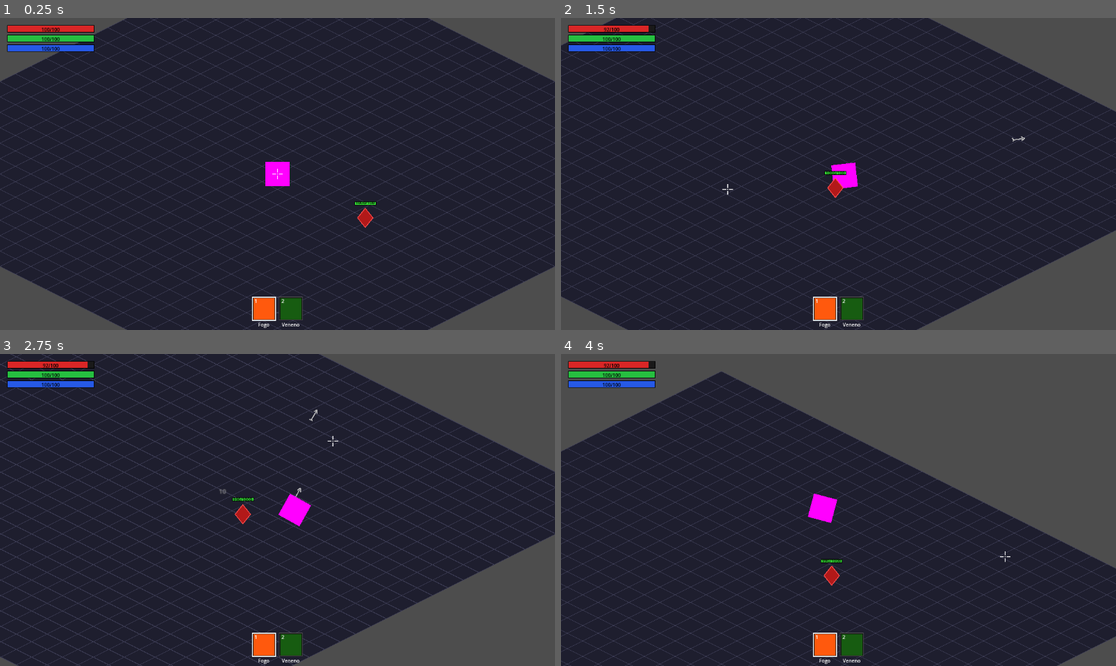
Above: before the commit, frames 1-4 (two rows, left to right).
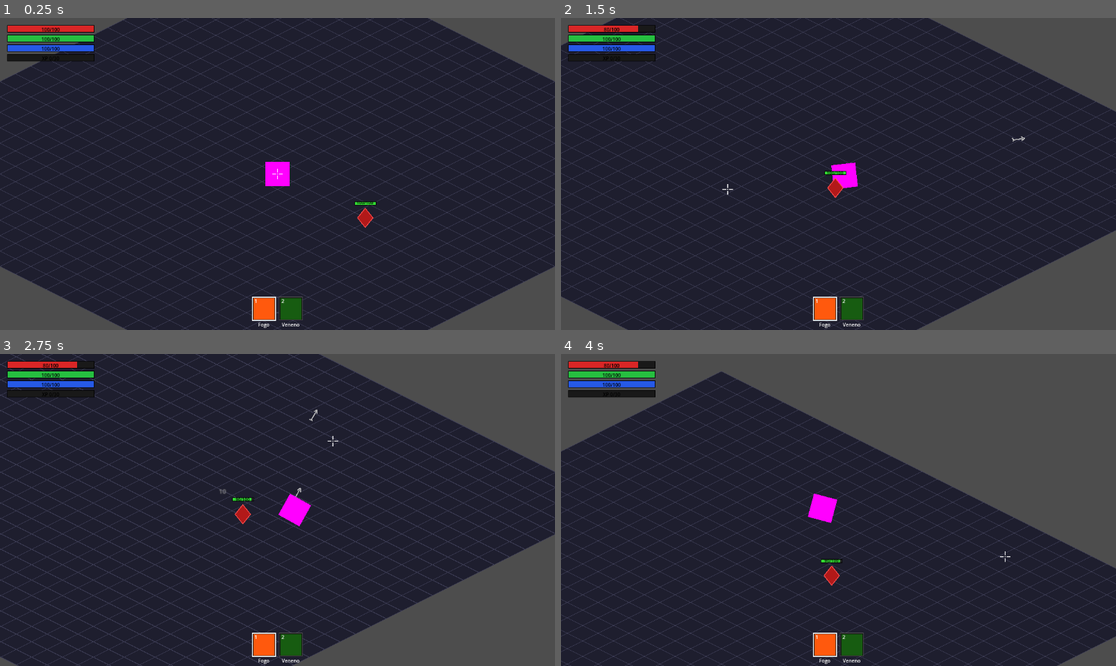
Above: after the commit, the same moments.

Repository: caiojgouvea/arpg
Game: Godot game, scene res://world/world.tscn
Same seed, same stepped clock (60 frames per second), same inputs: the game is played once before the commit and once after it.
Inputs (mouse positions are in pixels of both pictures, inside the frame that each line leads up to):
- Up to frame 1 (0.25 s): no input
- Up to frame 2 (1.5 s): tap Enter (ui_accept) at 0.5, 0.77, 0.8, 1.07, 1.35 s; move the mouse to (960, 158) at 0.52 s; hold D (move_right) 0.53-1.28 s; tap R at 0.6 s; click (960, 158) at 0.67 s; move the mouse to (727, 189) at 1.27 s; hold S (move_down) from 1.28 s (still down)
- Up to frame 3 (2.75 s): tap Enter (ui_accept) at 1.52, 1.82, 2.3 s; tap R at 1.55 s; move the mouse to (333, 441) at 2.02 s; release S (move_down) at 2.03 s; press the mouse at (333, 441) at 2.03 s; hold D (move_right) from 2.03 s (still down)
- Up to frame 4 (4 s): move the mouse to (810, 572) at 2.77 s; release D (move_right) at 2.78 s; release the mouse at (810, 572) at 2.78 s; hold W (move_up) 2.78-3.53 s; tap Space (dash) at 2.85 s; click (810, 572) at 2.92 s; tap Enter (ui_accept) at 3.02, 3.32, 3.77, 3.8 s; tap R at 3.05, 3.6 s; move the mouse to (1005, 556) at 3.52 s; hold A (move_left) from 3.53 s (still down)

The runs differ from the first frame. In frame 1, 0.3% of the frame differs, in the area x 1-68%, y 11-60%; in frame 2, 0.2%; in frame 3, 0.2%; in frame 4, 0.4%, in the area x 1-51%, y 2-67%.

Commit message:
XP, level up, spawner e morte do player
- player: gain_xp(), level up com +5 pontos e flash amarelo piscante
- hud: barra de XP dourada, texto LEVELED UP que aparece e some
- enemy: dá 25 XP ao morrer, spawna substituto a 350-550px do player, vida 100, dano 20
- stat_panel: método open() e grupo stat_panel (painel só abre com C agora)

Co-Authored-By: Claude Sonnet 4.6 <noreply@anthropic.com>

Diff:
--- a/entities/enemies/basic_enemy/basic_enemy.gd
+++ b/entities/enemies/basic_enemy/basic_enemy.gd
@@ -4,10 +4,11 @@
 
 const SPEED = 80.0
 const DETECTION_RANGE = 350.0
-const MAX_HEALTH = 1000
+const MAX_HEALTH = 100
 const ATTACK_RANGE = 35.0
-const ATTACK_DAMAGE = 8
+const ATTACK_DAMAGE = 20
 const ATTACK_COOLDOWN = 1.5
+const XP_REWARD = 25
 
 # Configuração de cada tipo de DOT: tick_rate, duration, max_stacks, color, label
 const DAMAGE_COLORS := {
@@ -90,7 +91,23 @@
 	var color: Color = DAMAGE_COLORS.get(type, Color.WHITE)
 	_spawn_damage_number(amount, color)
 	if health <= 0:
-		queue_free()
+		_die()
+
+
+func _die() -> void:
+	if _player != null and _player.has_method("gain_xp"):
+		_player.gain_xp(XP_REWARD)
+	_spawn_replacement()
+	queue_free()
+
+
+func _spawn_replacement() -> void:
+	var enemy: Node2D = load("res://entities/enemies/basic_enemy/basic_enemy.tscn").instantiate()
+	get_parent().add_child(enemy)
+	var angle := randf() * TAU
+	var dist := randf_range(350.0, 550.0)
+	var origin := _player.global_position if _player != null else global_position
+	enemy.global_position = origin + Vector2(cos(angle), sin(angle)) * dist
 
 
 func apply_dot(type: String) -> void:
--- a/entities/player/player.gd
+++ b/entities/player/player.gd
@@ -20,9 +20,11 @@
 var fury := 0
 var instinct := 0
 var arcane := 0
-var attribute_points := 10000
+var attribute_points := 5
 var level := 1
 var talent_points := 0
+var xp := 0
+var xp_to_next := 30
 
 # Stats derivados — calculados em tempo real
 var MAX_HEALTH: int:
@@ -46,6 +48,8 @@
 var folego := BASE_FOLEGO
 var mana := BASE_MANA
 
+var dead := false
+
 var _is_dashing := false
 var _dash_timer := 0.0
 var _dash_cooldown := 0.0
@@ -55,6 +59,7 @@
 var _skill_cooldowns := {"fire": 0.0, "poison": 0.0}
 var _skill_bar: Node = null
 var _hit_flash := 0.0
+var _level_up_flash := 0.0
 
 
 func _ready() -> void:
@@ -62,6 +67,10 @@
 
 
 func _physics_process(delta: float) -> void:
+	if dead:
+		velocity = Vector2.ZERO
+		move_and_slide()
+		return
 	look_at(get_global_mouse_position())
 	_tick_timers(delta)
 	_update_folego(delta)
@@ -81,6 +90,8 @@
 
 
 func _unhandled_input(event: InputEvent) -> void:
+	if dead:
+		return
 	if event.is_action_pressed("skill"):
 		_skill()
 	elif event.is_action_pressed("dash"):
@@ -99,15 +110,44 @@
 		_dash_timer -= delta
 		if _dash_timer <= 0.0:
 			_is_dashing = false
-	if _hit_flash > 0.0:
+	if _level_up_flash > 0.0:
+		_level_up_flash -= delta
+		modulate = Color(1.0, 1.0, 0.0) if int(_level_up_flash * 8) % 2 == 0 else Color.WHITE
+		if _level_up_flash <= 0.0:
+			modulate = Color.WHITE
+	elif _hit_flash > 0.0:
 		_hit_flash -= delta
 		modulate = Color(1.0, 0.25, 0.25) if _hit_flash > 0.0 else Color.WHITE
 
 
 func take_damage(amount: int, _type: String = "physical") -> void:
+	if dead:
+		return
 	health = max(health - amount, 0)
 	_hit_flash = 0.15
 	modulate = Color(1.0, 0.25, 0.25)
+	if health <= 0:
+		_die()
+
+
+func _die() -> void:
+	dead = true
+	modulate = Color(0.4, 0.0, 0.0, 0.6)
+
+
+func gain_xp(amount: int) -> void:
+	xp += amount
+	while xp >= xp_to_next:
+		xp -= xp_to_next
+		_level_up()
+
+
+func _level_up() -> void:
+	level += 1
+	attribute_points += 5
+	talent_points += 1
+	xp_to_next = 30 * level
+	_level_up_flash = 1.5
 
 
 func _update_folego(delta: float) -> void:
--- a/hud/hud.gd
+++ b/hud/hud.gd
@@ -7,19 +7,39 @@
 const FONT_SIZE := 10
 
 var _player: Node = null
+var _last_level := 1
+var _levelup_timer := 0.0
 
 
 func _ready() -> void:
 	_player = get_tree().get_first_node_in_group("player")
 
 
-func _process(_delta: float) -> void:
+func _process(delta: float) -> void:
+	if _player != null and _player.level != _last_level:
+		_last_level = _player.level
+		_levelup_timer = 2.0
+	if _levelup_timer > 0.0:
+		_levelup_timer -= delta
 	queue_redraw()
+	if _player != null and _player.dead and Input.is_action_just_pressed("ui_accept"):
+		get_tree().reload_current_scene()
+
+
+func _input(event: InputEvent) -> void:
+	if _player != null and _player.dead:
+		if event is InputEventKey and event.pressed and event.physical_keycode == KEY_R:
+			get_tree().reload_current_scene()
 
 
 func _draw() -> void:
 	if _player == null:
 		return
+
+	if _player.dead:
+		_draw_death_screen()
+		return
+
 	var hp_ratio: float  = float(_player.health)  / float(_player.MAX_HEALTH)
 	var fo_ratio: float  = float(_player.folego)  / float(_player.MAX_FOLEGO)
 	var mn_ratio: float  = float(_player.mana)    / float(_player.MAX_MANA)
@@ -29,6 +49,27 @@
 			"%d/%d" % [int(_player.folego), int(_player.MAX_FOLEGO)])
 	_draw_bar(MARGIN + Vector2(0.0, (BAR_H + GAP)*2), mn_ratio, Color(0.15, 0.35, 0.9),
 			"%d/%d" % [int(_player.mana), int(_player.MAX_MANA)])
+	var xp_ratio: float = float(_player.xp) / float(_player.xp_to_next)
+	_draw_bar(MARGIN + Vector2(0.0, (BAR_H + GAP)*3), xp_ratio, Color(0.85, 0.75, 0.05),
+			"XP %d/%d" % [_player.xp, _player.xp_to_next])
+
+	if _levelup_timer > 0.0:
+		var font := ThemeDB.fallback_font
+		var vp := get_viewport_rect().size
+		var alpha := minf(_levelup_timer, 0.5) / 0.5
+		var c := Color(1.0, 1.0, 0.3, alpha * 0.85)
+		draw_string(font, Vector2(0.0, vp.y / 2.0 - 60.0), "LEVELED UP",
+				HORIZONTAL_ALIGNMENT_CENTER, vp.x, 22, c)
+
+
+func _draw_death_screen() -> void:
+	var font := ThemeDB.fallback_font
+	var vp := get_viewport_rect().size
+	draw_rect(Rect2(Vector2.ZERO, vp), Color(0.0, 0.0, 0.0, 0.65))
+	draw_string(font, Vector2(0.0, vp.y / 2.0 - 20.0), "YOU'VE DIED",
+			HORIZONTAL_ALIGNMENT_CENTER, vp.x, 32, Color(0.85, 0.1, 0.1))
+	draw_string(font, Vector2(0.0, vp.y / 2.0 + 20.0), "[R] Retry or [Enter] Main Menu",
+			HORIZONTAL_ALIGNMENT_CENTER, vp.x, 14, Color(0.7, 0.7, 0.7))
 
 
 func _draw_bar(pos: Vector2, ratio: float, color: Color, label: String) -> void:
--- a/hud/stat_panel.gd
+++ b/hud/stat_panel.gd
@@ -25,7 +25,14 @@
 
 func _ready() -> void:
 	process_mode = PROCESS_MODE_ALWAYS
+	add_to_group("stat_panel")
 	_player = get_tree().get_first_node_in_group("player")
+
+
+func open() -> void:
+	_open = true
+	get_tree().paused = true
+	queue_redraw()
 
 
 func _input(event: InputEvent) -> void:
